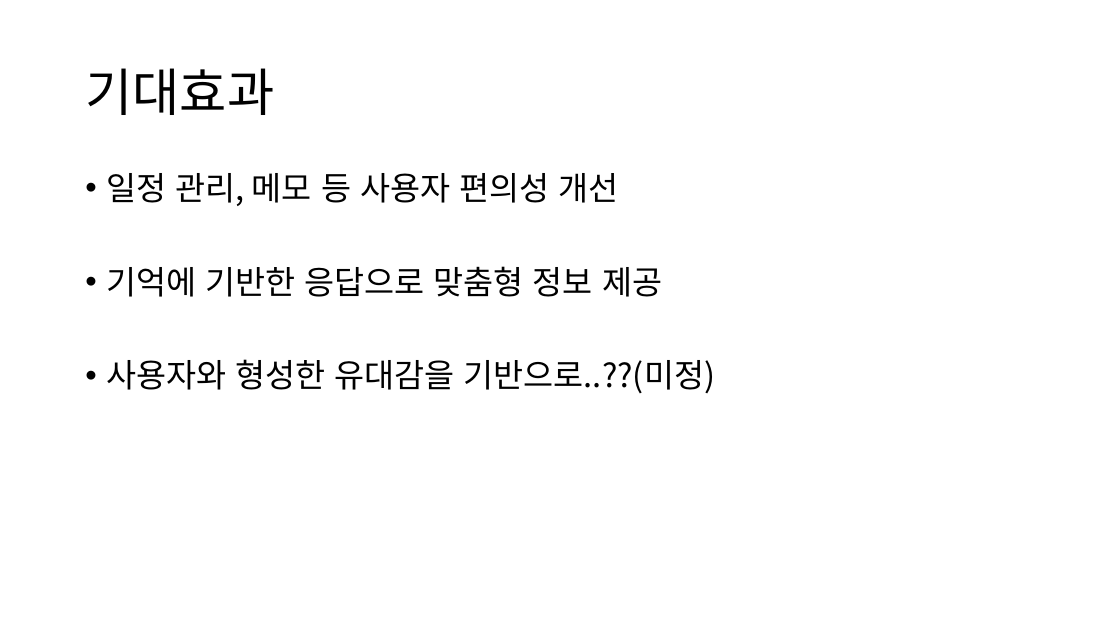
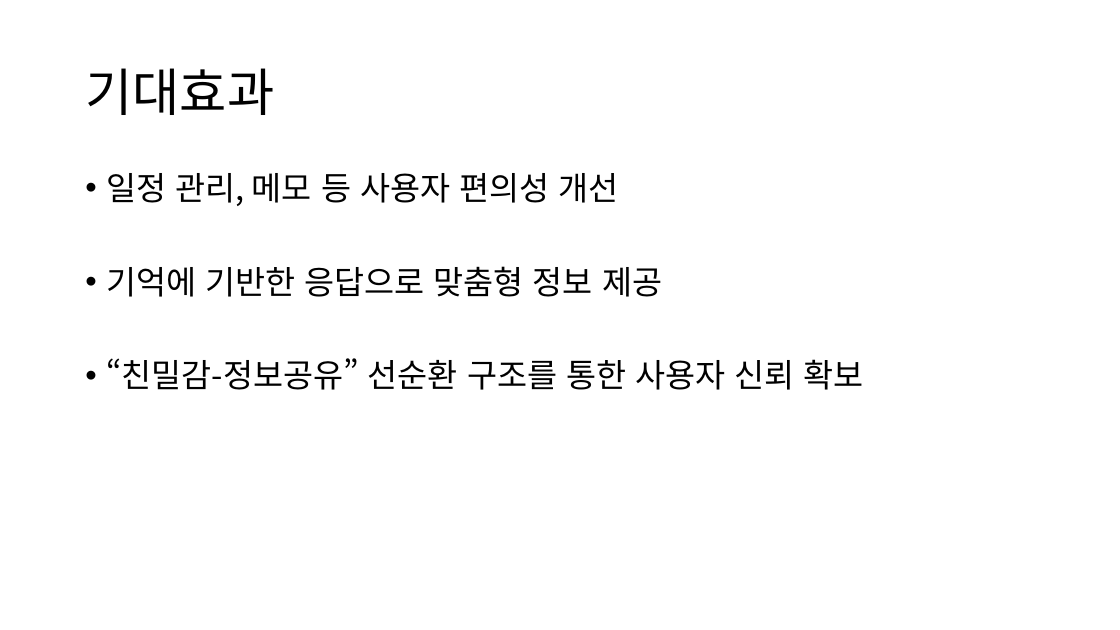
Before and after one commit to HeyHO2154/Id, a slide deck: slide 10 of 시스템 설계도.pptx. Drawn at 1120x630 pixels with LibreOffice and Linux fonts; fonts in the diff are those of the drawing. Boxes give left, top, right and bottom in pixels: in the first picture for what was removed or moved away, otherwise in the second. Text is boxed around its words. In the diff, an @@ line names an element or a change of style, - is before the commit and + after.

```diff
--- a/시스템 설계도.pptx
+++ b/시스템 설계도.pptx
@@ text at (106, 358, 864, 390): text changed @@
-• 사용자와 형성한 유대감을 기반으로..??(미정)
+• “친밀감-정보공유” 선순환 구조를 통한 사용자 신뢰 확보
```
